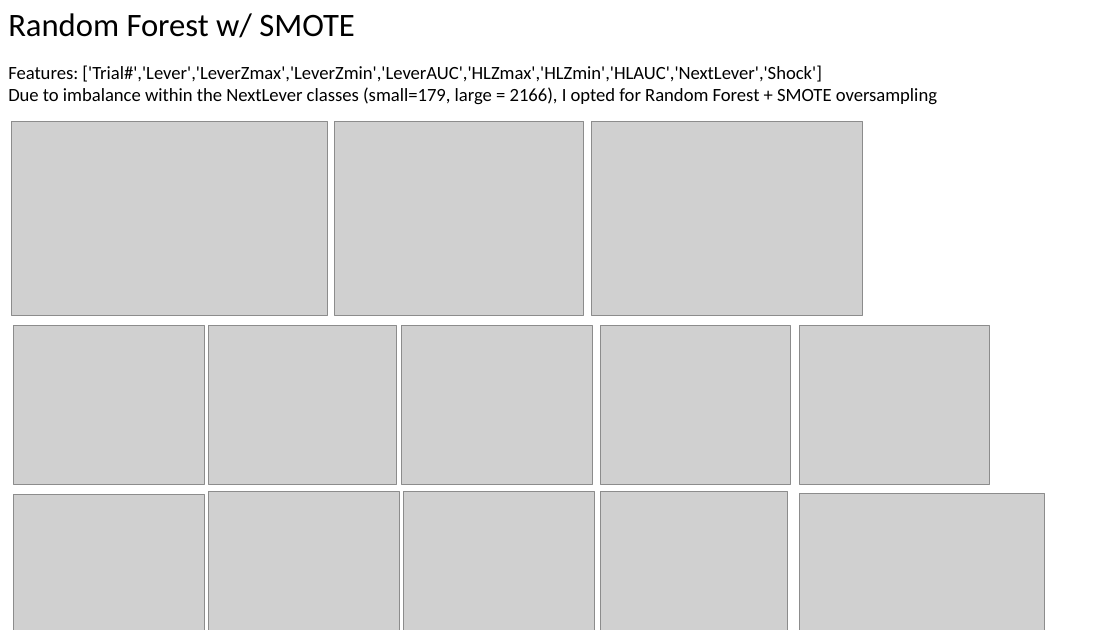
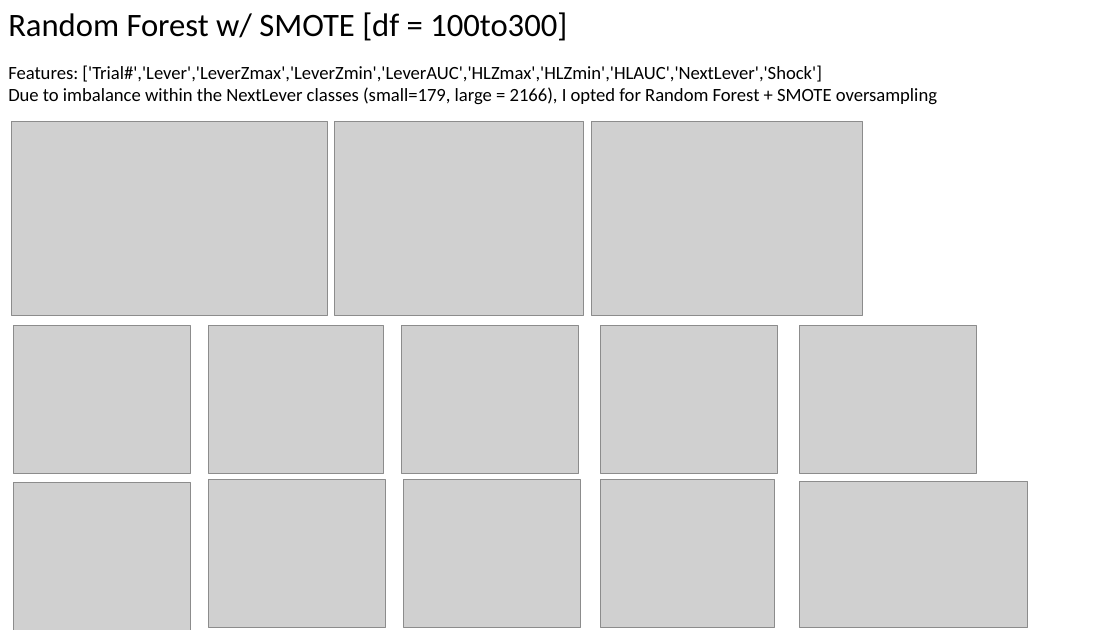
Before and after one commit to wonnpyon/ML-For-Beginners, a slide deck: slide 5 of PhotometryML.pptx (slide 3 before the commit). Drawn at 1120x630 pixels with LibreOffice and Linux fonts; fonts in the diff are those of the drawing; grey boxes stand for pictures. Boxes give left, top, right and bottom in pixels: in the first picture for what was removed or moved away, otherwise in the second. Text is boxed around its words. In the diff, an @@ line names an element or a change of style, - is before the commit and + after.

```diff
--- a/PhotometryML.pptx
+++ b/PhotometryML.pptx
@@ text at box(8, 12, 567, 41): text changed @@
-Random Forest w/ SMOTE
+Random Forest w/ SMOTE [df = 100to300]
@@ picture: place and size @@
-picture at box(14, 326, 204, 485)
+picture at box(14, 326, 192, 474)
@@ picture: place and size @@
-picture at box(209, 326, 397, 485)
+picture at box(209, 326, 383, 474)
@@ picture: place and size @@
-picture at box(402, 326, 592, 485)
+picture at box(402, 326, 579, 474)
@@ picture: place and size @@
-picture at box(601, 326, 791, 485)
+picture at box(601, 326, 778, 474)
@@ picture: place and size @@
-picture at box(800, 326, 990, 485)
+picture at box(800, 326, 977, 474)
@@ picture: place and size @@
-picture at box(14, 494, 204, 630)
+picture at box(14, 482, 192, 630)
@@ picture: place and size @@
-picture at box(209, 492, 399, 630)
+picture at box(209, 480, 386, 628)
@@ picture: place and size @@
-picture at box(404, 492, 594, 630)
+picture at box(404, 480, 581, 628)
@@ picture: place and size @@
-picture at box(601, 492, 788, 630)
+picture at box(601, 480, 775, 628)
@@ picture: place and size @@
-picture at box(800, 493, 1045, 630)
+picture at box(800, 481, 1028, 628)
```
Also in this commit, not shown: 4 other slides changed, 3 slides added, 4 other files.
